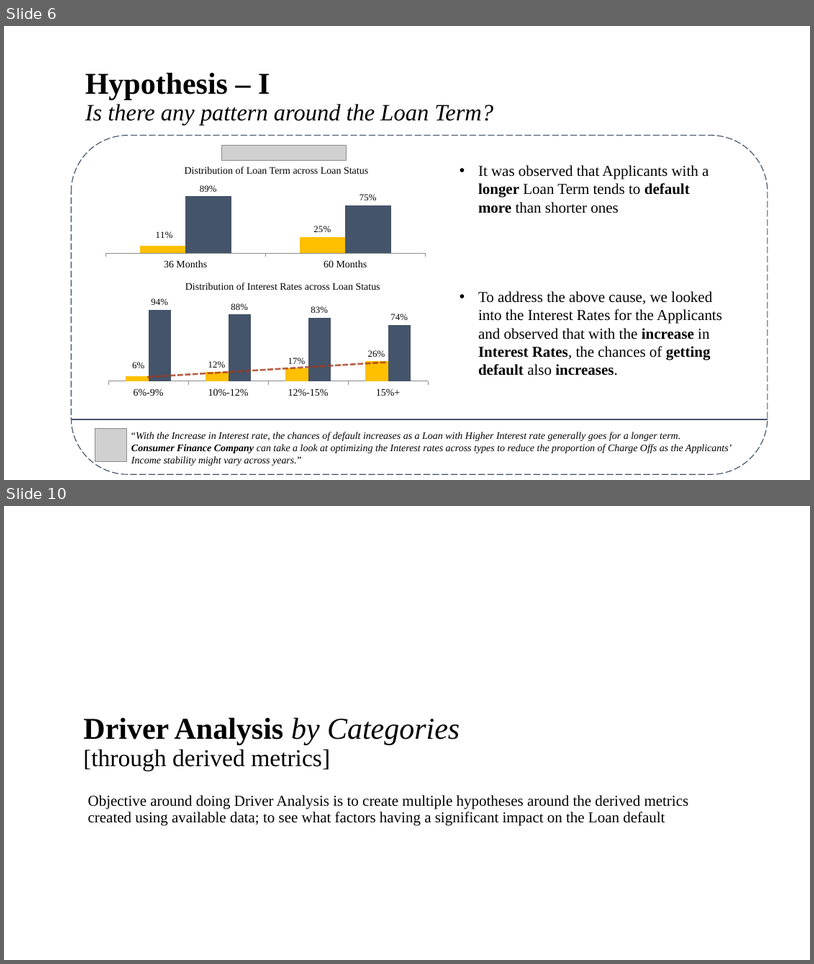
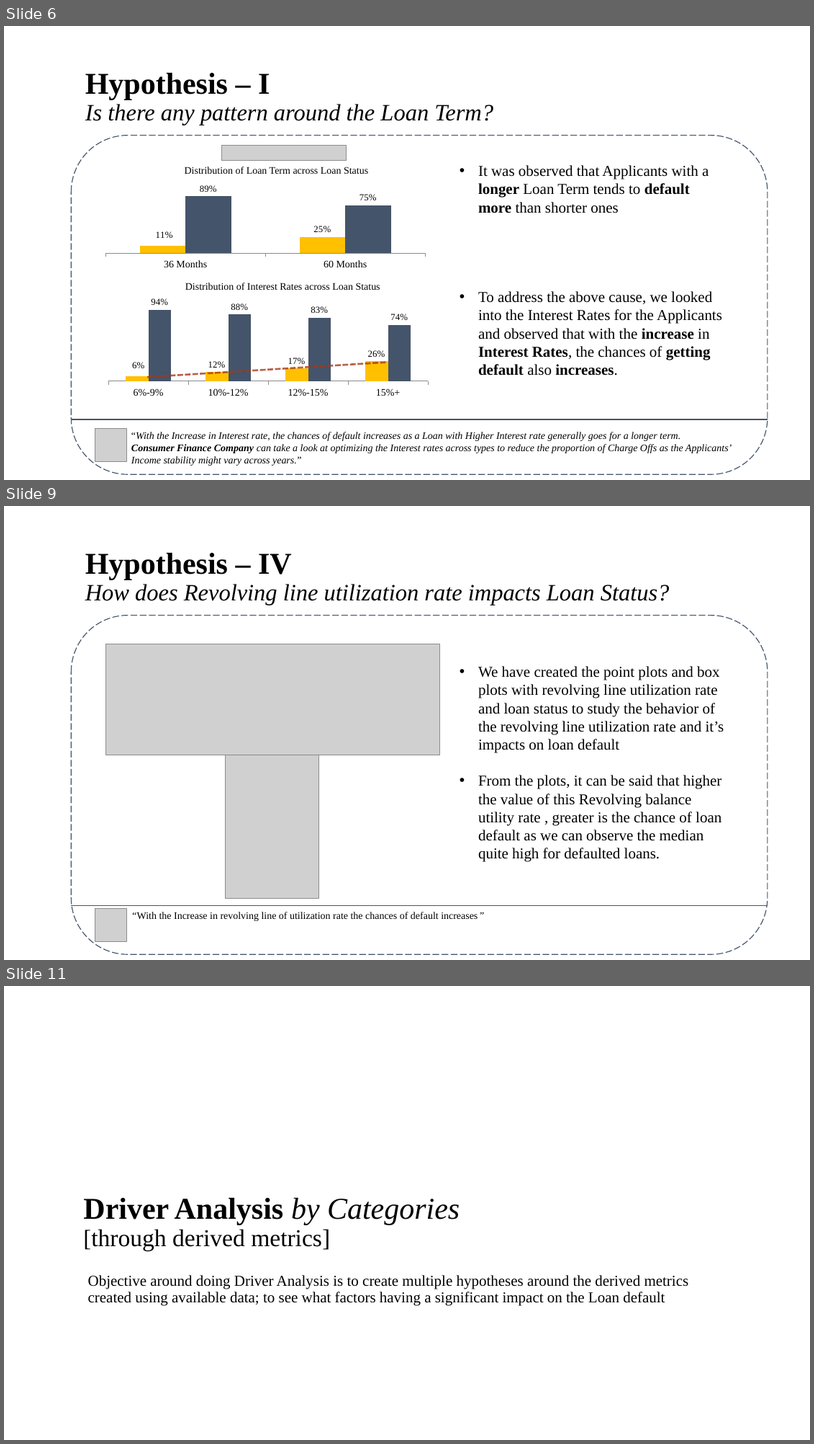
Before and after one commit to brijesh1100/P2-Gramener-Case-Study, a slide deck: Gramener_Case_Study_Presentation_SS.pptx. Shown one above the other, each under a label of ours: slides 6 and 10 before the commit, slides 6, 9 and 11 after it; the slides between them are not shown. The pictures are 814x964 and 814x1444 pixels, drawn with LibreOffice and Linux fonts; fonts in the diff are those of the drawing; grey boxes stand for pictures; background and template pictures are left out. Boxes give left, top, right and bottom in pixels: in the first picture for what was removed or moved away, otherwise in the second. Text is boxed around its words. In the diff, an @@ line names an element or a change of style, - is before the commit and + after.

```diff
--- a/Gramener_Case_Study_Presentation_SS.pptx
+++ b/Gramener_Case_Study_Presentation_SS.pptx
@@ slide 9 added at [4,506,810,960], background #FFFFFF @@
@@ title added at [85,553,670,605], 27.9 pt, text #000000, italic @@
+Hypothesis – IV
+How does Revolving line utilization rate impacts Loan Status?
@@ rounded rectangle added at [71,615,768,955], outline #44546A 1 pt dashed @@
@@ picture added at [106,644,440,754] @@
@@ text added at [478,666,725,862], 18 pt, text #000000 @@
+• We have created the point plots and box plots with revolving line utilization rate and loan status to study the behavior of the revolving line utilization rate and it’s impacts on loan default
+• From the plots, it can be said that higher the value of this Revolving balance utility rate , greater is the chance of loan default as we can observe the median quite high for defaulted loans.
@@ picture added at [226,755,319,898] @@
@@ line added from (71, 906) to (768, 906), #44546A 1.5 pt @@
@@ picture added at [95,908,127,941] @@
@@ text added at [131,911,484,921], 12 pt, text #000000 @@
+“With the Increase in revolving line of utilization rate the chances of default increases”
@@ what was slide 10 is now slide 11 @@
```
Also in this commit, not shown: 2 slides changed, 2 other slides added, 1 slide removed.
